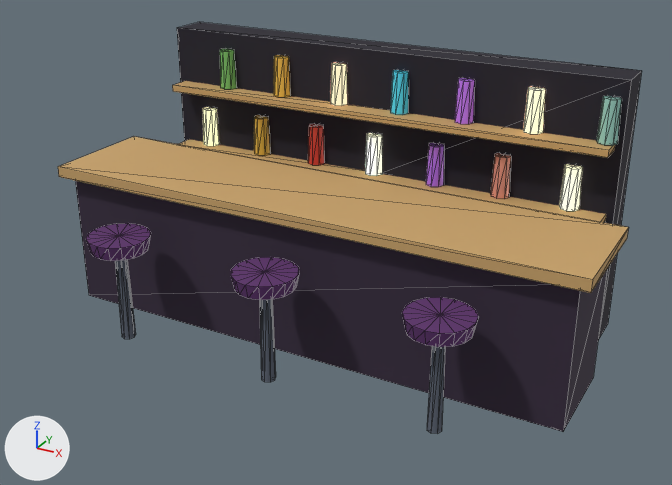
An edit to the glTF model public/assets/props/prop_club_bar_ph.glb, drawn before and after from the same camera.
Both versions are drawn from a 50 mm camera at (2.97, -5.42, 3.33) aimed at (0.16, -0.3, 0.78). Lighting does not change. The marker at lower left points along +X, +Y and +Z. The first picture is the older version. Mesh edges are drawn as thin lines. Vertices at exactly the same position are counted once.

Before the edit, the objects in view are built like this:
```python
me_prop_club_bar = bpy.data.meshes.new('prop_club_bar')
me_prop_club_bar.from_pydata(...)  # 454 vertices, 796 faces; spans x -1.98..1.98, y -1.17..0.9, z 0.0..1.9
# faces by material slot: [348, 160, 288]
me_prop_club_bar.materials.append(mat_base)
me_prop_club_bar.materials.append(mat_glow)
me_prop_club_bar.materials.append(mat_glass)
ob_prop_club_bar = bpy.data.objects.new('prop_club_bar', me_prop_club_bar)
ob_prop_club_bar.location = (0.0, 0.0, 0.0)
```
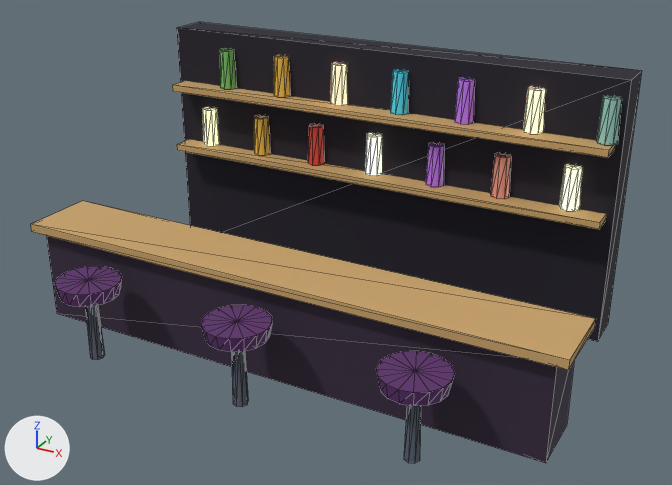
Where the change shows, as pixel boxes [x1, y1, x2, y2] in the pictures (672 x 485 px; the box of a moved part takes in the faces that stretch with it):
'prop_club_bar', reshaped (7% taller)
    before: [58, 22, 641, 434]
    after: [30, 22, 641, 463]
part 1 of me_prop_club_bar, moved or reshaped
    before: [75, 181, 607, 432]
    after: [46, 236, 574, 463]
part 2 of me_prop_club_bar, moved or reshaped
    before: [58, 137, 628, 293]
    after: [30, 201, 595, 370]
part 3 of me_prop_club_bar, moved or reshaped
    before: [115, 259, 136, 339]
    after: [85, 305, 105, 360]
part 4 of me_prop_club_bar, moved or reshaped
    before: [86, 223, 151, 261]
    after: [55, 266, 122, 307]
part 5 of me_prop_club_bar, moved or reshaped
    before: [260, 299, 276, 382]
    after: [231, 351, 248, 407]
part 6 of me_prop_club_bar, moved or reshaped
    before: [231, 257, 299, 300]
    after: [201, 305, 272, 352]
part 7 of me_prop_club_bar, moved or reshaped
    before: [427, 346, 445, 434]
    after: [404, 405, 421, 463]
part 8 of me_prop_club_bar, moved or reshaped
    before: [402, 297, 478, 347]
    after: [376, 351, 455, 406]

The edits, one by one:
me_prop_club_bar is used by ob_prop_club_bar; location (0.0, 0.0, 0.0).
me_prop_club_bar had 454 vertices, 796 faces and spanned x -1.98..1.98, y -1.17..0.9, z 0.0..1.9.
me_prop_club_bar now has 454 vertices, 796 faces and spans x -1.98..1.98, y -1.5..0.9, z 0.0..1.9.
me_prop_club_bar part 1: the loose piece of 8 vertices spanning x -1.9..1.9, y -0.6..0.1, z 0.0..1.0 is scaled about its middle by (1, 0.6, 0.68), then moved by (0.0, -0.49, -0.16).
me_prop_club_bar part 2: the loose piece of 8 vertices spanning x -1.98..1.98, y -0.68..0.18, z 1.0..1.08 is scaled about its middle by (1, 0.628, 0.75), then moved by (0.0, -0.49, -0.33).
me_prop_club_bar part 3: the loose piece of 18 vertices spanning x -1.25..-1.15, y -1.0..-0.9, z 0.0..0.7 is scaled about its middle by (1, 1, 0.714), then moved by (0.0, -0.33, -0.1).
me_prop_club_bar part 4: the loose piece of 34 vertices spanning x -1.42..-0.98, y -1.17..-0.73, z 0.69..0.79 is moved by (0.0, -0.33, -0.2).
me_prop_club_bar part 5: the loose piece of 20 vertices spanning x -0.05..0.05, y -1.0..-0.9, z 0.0..0.7 is scaled about its middle by (1, 1, 0.714), then moved by (0.0, -0.33, -0.1).
me_prop_club_bar part 6: the loose piece of 36 vertices spanning x -0.22..0.22, y -1.17..-0.73, z 0.69..0.79 is moved by (0.0, -0.33, -0.2).
me_prop_club_bar part 7: the loose piece of 18 vertices spanning x 1.15..1.25, y -1.0..-0.9, z 0.0..0.7 is scaled about its middle by (1, 1, 0.714), then moved by (0.0, -0.33, -0.1).
me_prop_club_bar part 8: the loose piece of 34 vertices spanning x 0.98..1.42, y -1.17..-0.73, z 0.69..0.79 is moved by (0.0, -0.33, -0.2).
